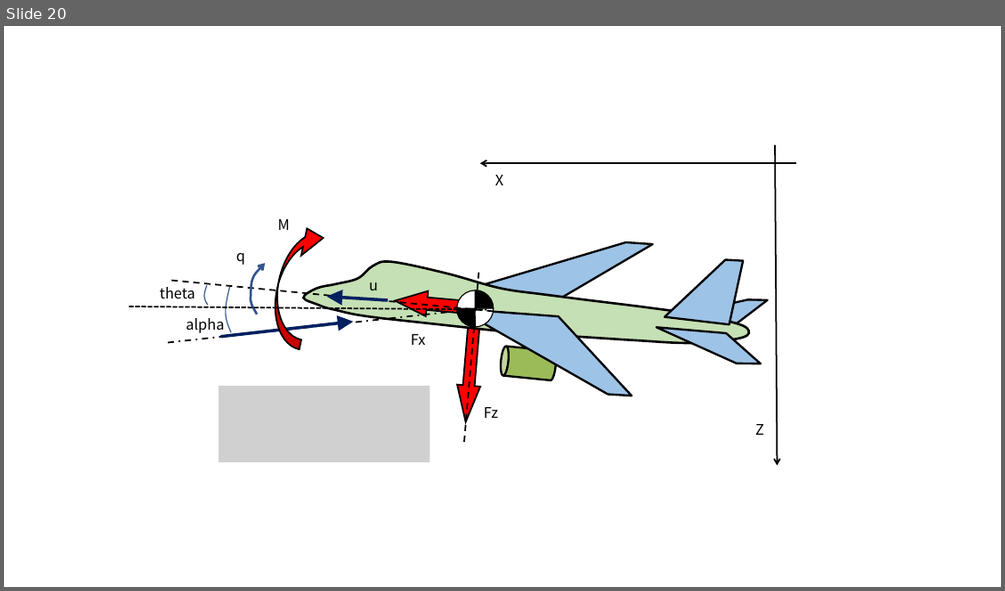
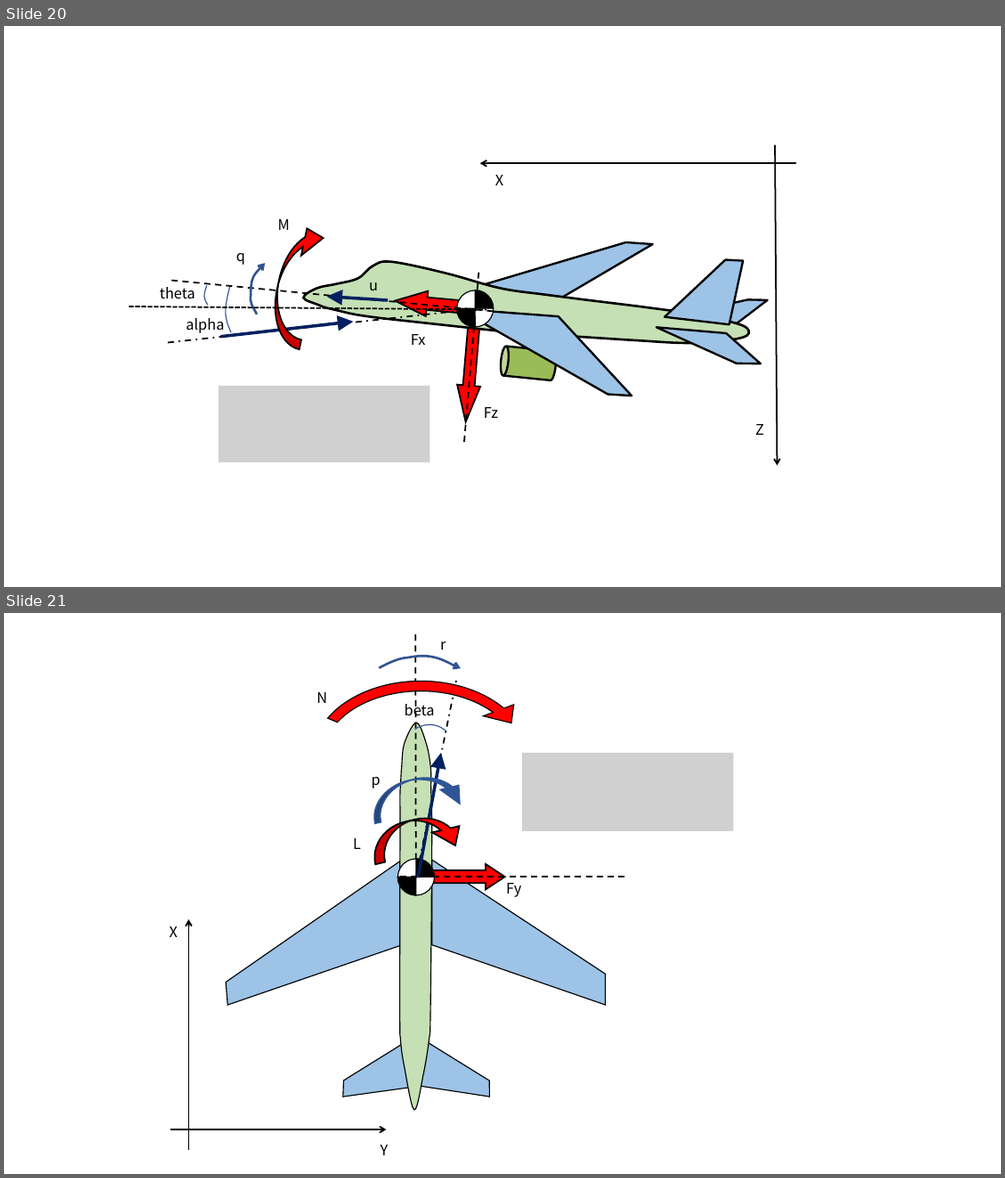
Before and after one commit to zeta-plusplus/AircraftDynamics, a slide deck: figs/makeFigs.pptx. Shown one above the other, each under a label of ours: slide 20 before the commit, slides 20 and 21 after it. The pictures are 1005x591 and 1005x1178 pixels, drawn with LibreOffice and Linux fonts; fonts in the diff are those of the drawing; grey boxes stand for pictures. Boxes give left, top, right and bottom in pixels: in the first picture for what was removed or moved away, otherwise in the second. Text is boxed around its words. In the diff, an @@ line names an element or a change of style, - is before the commit and + after.

```diff
--- a/figs/makeFigs.pptx
+++ b/figs/makeFigs.pptx
@@ slide 21 added at box(4, 613, 1001, 1174), background #FFFFFF @@
@@ line added from (415, 634) to (416, 885), #000000 1.5 pt dashed @@
@@ freeform shape added at box(380, 656, 461, 668), outline #325491 2.25 pt @@
@@ text added at box(440, 641, 445, 649), 14 pt, text #000000 @@
+r
@@ circular arrow added at box(301, 670, 541, 844), fill #FF0000, outline #000000 1 pt @@
@@ text added at box(316, 692, 327, 703), 14 pt, text #000000 @@
+N
@@ line added from (416, 877) to (456, 679), #000000 1.5 pt dashed @@
@@ text added at box(404, 700, 435, 717), 14 pt, text #000000 @@
+beta
@@ freeform shape added at box(399, 723, 432, 1111), fill #C5E0B4, outline #000000 1 pt @@
@@ freeform shape added at box(415, 722, 448, 733), outline #325491 1 pt @@
@@ curved left arrow added at box(367, 768, 469, 823), fill #2F5597, outline #2F5597 1.5 pt @@
@@ arrow added from (418, 877) to (441, 753), #002060 3 pt @@
@@ picture added at box(522, 753, 734, 831) @@
@@ text added at box(372, 777, 380, 788), 14 pt, text #000000 @@
+p
@@ curved left arrow added at box(368, 808, 469, 863), fill #FF0000, outline #000000 1.5 pt @@
@@ text added at box(353, 838, 361, 849), 14 pt, text #000000 @@
+L
@@ freeform shape added at box(226, 861, 400, 1005), fill #9DC3E6, outline #000000 1 pt @@
@@ ellipse added at box(398, 859, 435, 896), fill #FFFFFF, outline #000000 1 pt @@
@@ pie slice (boxed as its full ellipse) added at box(398, 859, 434, 894), fill #000000, outline #000000 1 pt @@
@@ pie slice (boxed as its full ellipse) added at box(398, 859, 435, 895), fill #000000, outline #000000 1 pt @@
@@ line added from (624, 876) to (399, 876), #000000 1.5 pt dashed @@
@@ right arrow added at box(417, 864, 504, 890), fill #FF0000, outline #000000 1.5 pt @@
@@ freeform shape added at box(432, 860, 606, 1005), fill #9DC3E6, outline #000000 1 pt @@
@@ text added at box(506, 883, 521, 897), 14 pt, text #000000 @@
+Fy
@@ text added at box(170, 926, 178, 937), 14 pt, text #000000 @@
+X
@@ arrow added from (189, 1150) to (189, 919), #000000 1.5 pt @@
@@ freeform shape added at box(343, 1036, 415, 1097), fill #9DC3E6, outline #000000 1 pt @@
@@ freeform shape added at box(416, 1035, 489, 1096), fill #9DC3E6, outline #000000 1 pt @@
@@ arrow added from (170, 1130) to (386, 1130), #000000 1.5 pt @@
@@ text added at box(380, 1144, 388, 1155), 14 pt, text #000000 @@
+Y
```
Also in this commit, not shown: 5 other files.
